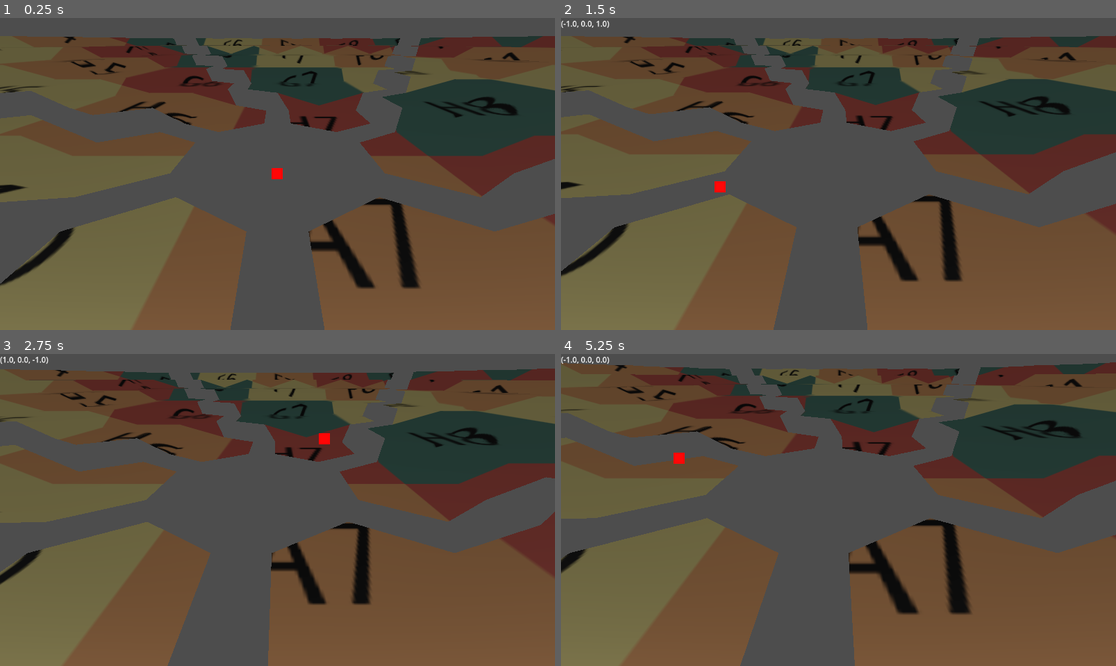
Above: before the commit, frames 1-4 (two rows, left to right).
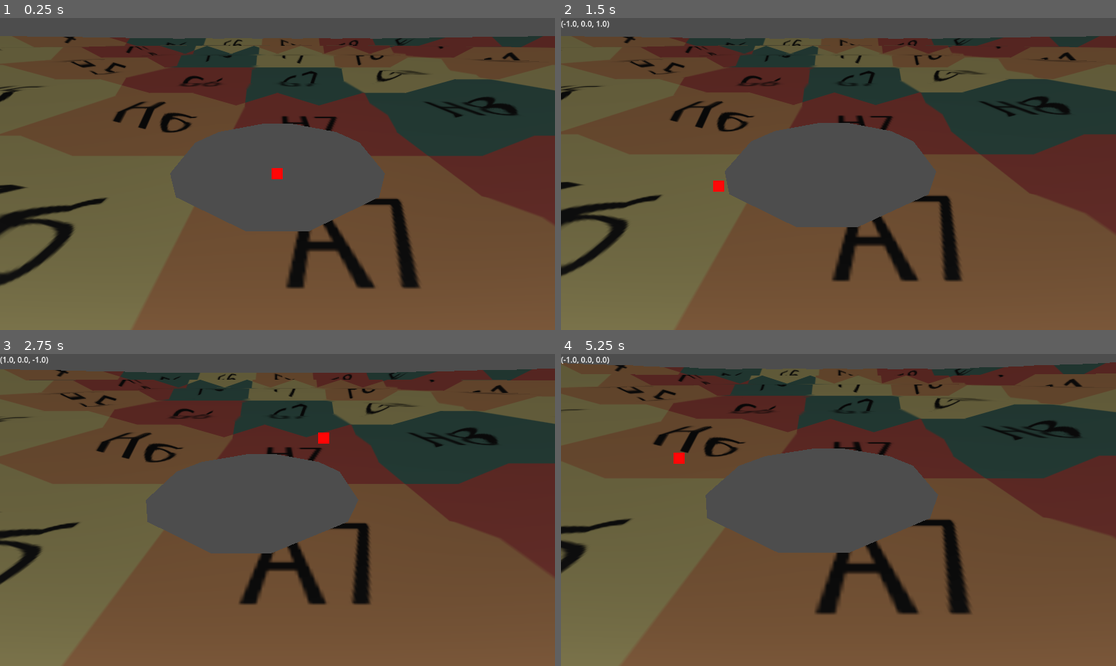
Above: after the commit, the same moments.

Repository: Deathlymad/basin_game
Game: Godot game, scene res://scenes/MainScene/MainScene.tscn
The game is run twice, just before and just after one commit, with the same random seed, the same clock (stepped at 60 frames per second) and the same inputs.
Inputs (mouse positions are in pixels of both pictures, inside the frame that each line leads up to):
- Up to frame 1 (0.25 s): no input
- Up to frame 2 (1.5 s): tap Enter at 0.5 s; move the mouse to (960, 158) at 0.52 s; hold D (right) 0.53-1.28 s; hold Middle mouse button (Middle_Click) 0.53-1.28 s; tap Space at 1.25 s; move the mouse to (727, 189) at 1.27 s; hold Down (backward) from 1.28 s (still down); right-click (727, 189) at 1.35 s
- Up to frame 3 (2.75 s): move the mouse to (333, 441) at 2.02 s; release Down (backward) at 2.03 s; hold D (right) from 2.03 s (still down); hold Mouse wheel up (ZoomIn) from 2.03 s (still down)
- Up to frame 4 (5.25 s): move the mouse to (810, 572) at 2.77 s; release D (right) at 2.78 s; release Mouse wheel up (ZoomIn) at 2.78 s; hold Shift (SpeedUp) 2.78-3.53 s; tap Mouse wheel down (ZoomOut) at 2.85 s; tap Enter at 3.5 s; move the mouse to (1005, 556) at 3.52 s; hold Middle mouse button (Middle_Click) 3.53-4.28 s; hold A (left) 3.53-5.03 s; tap Space at 4.25 s; move the mouse to (672, 463) at 4.27 s; right-click (672, 463) at 4.35 s; move the mouse to (866, 510) at 5.02 s; hold Down (backward) from 5.03 s (still down); hold Mouse wheel up (ZoomIn) from 5.03 s (still down)

The runs differ from the first frame. In frame 1, 17% of the frame differs, in the area x 0-100%, y 6-100%; in frame 2, 16%; in frame 3, 16%; in frame 4, 17%, in the area x 0-100%, y 4-100%.

Commit message:
ugly chunk stitching

Diff:
--- a/scenes/HexGridScene/hex_grid_scene.gd
+++ b/scenes/HexGridScene/hex_grid_scene.gd
@@ -117,24 +117,279 @@
 			arrays[Mesh.ARRAY_INDEX].append(hexagons.find(b) * 7 + 1)
 			arrays[Mesh.ARRAY_INDEX].append(hexagons.find(h) * 7 + 5)
 
-
+#THIS IS A FUCKING UGLY PIECE OF CODE BUT AT THIS POINT I CAN'T DEAL WITH DIRECTIONS ANYMORE
+#ALSO APPARENTLY NORTH IS DIRECTED TO CAMERA??? IDEK ANYMORE
+func to_xz(v : Vector3) -> Vector2:
+	return Vector2(v.x, v.z)
 func generate_chunk_border_in_dir(arrays, direction:HexHelper.HexDirection):
+	var origin = HexHelper.HexCoordinate.new(0, 0, 0)
 	var start_pos = HexHelper.HexCoordinate.new(0, 0, 0)
 	start_pos = start_pos.step_in_dir(direction)
-	var dir = HexHelper.get_opposite_hex_direction(HexHelper.get_next_hex_direction(direction))
-
-	var pos = start_pos.step_in_dir(dir)
+	var dir = HexHelper.get_next_hex_direction(direction)
+
+	var uv_offset = Vector2(global_position.x, global_position.z)
+
+	var pos = start_pos.duplicate()
+	var off = 0
+	var last_off = 0
 	for j in range(size):
-		if direction == HexHelper.HexDirection.NE:
-			arrays[Mesh.ARRAY_INDEX].append(len(arrays[Mesh.ARRAY_VERTEX]) + 1)
-			arrays[Mesh.ARRAY_INDEX].append(len(arrays[Mesh.ARRAY_VERTEX]))
-			arrays[Mesh.ARRAY_INDEX].append(0)
-
-			arrays[Mesh.ARRAY_VERTEX].append(pos.to_carthesian() + Vector3( HexHelper.INNER_RADIUS * HexHelper.SOLID_RADIUS, 0,  0.5 * HexHelper.OUTER_RADIUS * HexHelper.SOLID_RADIUS))
-			arrays[Mesh.ARRAY_VERTEX].append(pos.to_carthesian() + Vector3( HexHelper.INNER_RADIUS * HexHelper.SOLID_RADIUS, 0, -0.5 * HexHelper.OUTER_RADIUS * HexHelper.SOLID_RADIUS))
-
-			arrays[Mesh.ARRAY_TEX_UV].append(Vector2())
-			arrays[Mesh.ARRAY_TEX_UV].append(Vector2())
+		if dir == HexHelper.HexDirection.E:
+			arrays[Mesh.ARRAY_INDEX].append(5 + off * 7)
+			arrays[Mesh.ARRAY_INDEX].append(6 + off * 7)
+			arrays[Mesh.ARRAY_INDEX].append(len(arrays[Mesh.ARRAY_VERTEX]) + 1)
+			arrays[Mesh.ARRAY_INDEX].append(5 + off * 7)
+			arrays[Mesh.ARRAY_INDEX].append(len(arrays[Mesh.ARRAY_VERTEX]) + 1)
+			arrays[Mesh.ARRAY_INDEX].append(len(arrays[Mesh.ARRAY_VERTEX]))
+
+
+			if j > 0:
+				arrays[Mesh.ARRAY_INDEX].append(6 + last_off * 7)
+				arrays[Mesh.ARRAY_INDEX].append(1 + last_off * 7)
+				arrays[Mesh.ARRAY_INDEX].append(len(arrays[Mesh.ARRAY_VERTEX]) + 2)
+				arrays[Mesh.ARRAY_INDEX].append(1 + last_off * 7)
+				arrays[Mesh.ARRAY_INDEX].append(len(arrays[Mesh.ARRAY_VERTEX]))
+				arrays[Mesh.ARRAY_INDEX].append(len(arrays[Mesh.ARRAY_VERTEX]) + 2)
+
+
+				arrays[Mesh.ARRAY_INDEX].append(1 + last_off * 7)
+				arrays[Mesh.ARRAY_INDEX].append(5 + off * 7)
+				arrays[Mesh.ARRAY_INDEX].append(len(arrays[Mesh.ARRAY_VERTEX]))
+
+				arrays[Mesh.ARRAY_INDEX].append(6 + last_off * 7)
+				arrays[Mesh.ARRAY_INDEX].append(len(arrays[Mesh.ARRAY_VERTEX]) + 2)
+				if j == 1:
+					arrays[Mesh.ARRAY_INDEX].append(len(arrays[Mesh.ARRAY_VERTEX]) - 1) #smaller array, could be resolved with smarter buffer layout
+				else:
+					arrays[Mesh.ARRAY_INDEX].append(len(arrays[Mesh.ARRAY_VERTEX]) - 2)
+
+			last_off = off
+			off += size - j
+
+			arrays[Mesh.ARRAY_VERTEX].append(pos.to_carthesian() + Vector3( 0, pos.distance_to(origin), -HexHelper.OUTER_RADIUS * HexHelper.SOLID_RADIUS))
+			arrays[Mesh.ARRAY_VERTEX].append(pos.to_carthesian() + Vector3( HexHelper.INNER_RADIUS * HexHelper.SOLID_RADIUS, pos.distance_to(origin), -0.5 * HexHelper.OUTER_RADIUS * HexHelper.SOLID_RADIUS))
+
+			if j > 0:
+				arrays[Mesh.ARRAY_VERTEX].append(pos.to_carthesian() +  Vector3( -HexHelper.INNER_RADIUS * HexHelper.SOLID_RADIUS, pos.distance_to(origin), -0.5 * HexHelper.OUTER_RADIUS * HexHelper.SOLID_RADIUS))
+
+			arrays[Mesh.ARRAY_TEX_UV].append((to_xz(pos.to_carthesian() + Vector3( 0, 0,-HexHelper.OUTER_RADIUS * HexHelper.SOLID_RADIUS)) + uv_offset) / uv_ratio + (uv_ratio/2))
+			arrays[Mesh.ARRAY_TEX_UV].append((to_xz(pos.to_carthesian() + Vector3( HexHelper.INNER_RADIUS * HexHelper.SOLID_RADIUS, 0,-0.5 * HexHelper.OUTER_RADIUS * HexHelper.SOLID_RADIUS)) + uv_offset) / uv_ratio + (uv_ratio/2))
+			if j > 0:
+				arrays[Mesh.ARRAY_TEX_UV].append((to_xz(pos.to_carthesian() + Vector3( -HexHelper.INNER_RADIUS * HexHelper.SOLID_RADIUS, 0,-0.5 * HexHelper.OUTER_RADIUS * HexHelper.SOLID_RADIUS)) + uv_offset) / uv_ratio + (uv_ratio/2))
+
+		elif dir == HexHelper.HexDirection.SE:
+			arrays[Mesh.ARRAY_INDEX].append(6 + off * 7)
+			arrays[Mesh.ARRAY_INDEX].append(1 + off * 7)
+			arrays[Mesh.ARRAY_INDEX].append(len(arrays[Mesh.ARRAY_VERTEX]) + 1)
+			arrays[Mesh.ARRAY_INDEX].append(6 + off * 7)
+			arrays[Mesh.ARRAY_INDEX].append(len(arrays[Mesh.ARRAY_VERTEX]) + 1)
+			arrays[Mesh.ARRAY_INDEX].append(len(arrays[Mesh.ARRAY_VERTEX]))
+
+
+			if j > 0:
+				arrays[Mesh.ARRAY_INDEX].append(1 + last_off * 7)
+				arrays[Mesh.ARRAY_INDEX].append(2 + last_off * 7)
+				arrays[Mesh.ARRAY_INDEX].append(len(arrays[Mesh.ARRAY_VERTEX]) + 2)
+				arrays[Mesh.ARRAY_INDEX].append(2 + last_off * 7)
+				arrays[Mesh.ARRAY_INDEX].append(len(arrays[Mesh.ARRAY_VERTEX]))
+				arrays[Mesh.ARRAY_INDEX].append(len(arrays[Mesh.ARRAY_VERTEX]) + 2)
+
+
+				arrays[Mesh.ARRAY_INDEX].append(2 + last_off * 7)
+				arrays[Mesh.ARRAY_INDEX].append(6 + off * 7)
+				arrays[Mesh.ARRAY_INDEX].append(len(arrays[Mesh.ARRAY_VERTEX]))
+
+				arrays[Mesh.ARRAY_INDEX].append(1 + last_off * 7)
+				arrays[Mesh.ARRAY_INDEX].append(len(arrays[Mesh.ARRAY_VERTEX]) + 2)
+				if j == 1:
+					arrays[Mesh.ARRAY_INDEX].append(len(arrays[Mesh.ARRAY_VERTEX]) - 1) #smaller array, could be resolved with smarter buffer layout
+				else:
+					arrays[Mesh.ARRAY_INDEX].append(len(arrays[Mesh.ARRAY_VERTEX]) - 2)
+
+			last_off = off
+			off += size - j
+
+			arrays[Mesh.ARRAY_VERTEX].append(pos.to_carthesian() + Vector3(  -HexHelper.INNER_RADIUS * HexHelper.SOLID_RADIUS, pos.distance_to(origin), -0.5 * HexHelper.OUTER_RADIUS * HexHelper.SOLID_RADIUS))
+			arrays[Mesh.ARRAY_VERTEX].append(pos.to_carthesian() + Vector3( 0, pos.distance_to(origin),       -HexHelper.OUTER_RADIUS * HexHelper.SOLID_RADIUS))
+
+			if j > 0:
+				arrays[Mesh.ARRAY_VERTEX].append(pos.to_carthesian() +  Vector3(-HexHelper.INNER_RADIUS * HexHelper.SOLID_RADIUS,pos.distance_to(origin),  0.5 * HexHelper.OUTER_RADIUS * HexHelper.SOLID_RADIUS))
+
+			arrays[Mesh.ARRAY_TEX_UV].append((to_xz(pos.to_carthesian() + Vector3( -HexHelper.INNER_RADIUS * HexHelper.SOLID_RADIUS, 0,-0.5 * HexHelper.OUTER_RADIUS * HexHelper.SOLID_RADIUS)) + uv_offset) / uv_ratio + (uv_ratio/2))
+			arrays[Mesh.ARRAY_TEX_UV].append((to_xz(pos.to_carthesian() + Vector3( 0, 0,-HexHelper.OUTER_RADIUS * HexHelper.SOLID_RADIUS)) + uv_offset) / uv_ratio + (uv_ratio/2))
+			if j > 0:
+				arrays[Mesh.ARRAY_TEX_UV].append((to_xz(pos.to_carthesian() + Vector3( -HexHelper.INNER_RADIUS * HexHelper.SOLID_RADIUS, 0,0.5 * HexHelper.OUTER_RADIUS * HexHelper.SOLID_RADIUS)) + uv_offset) / uv_ratio + (uv_ratio/2))
+
+		elif dir == HexHelper.HexDirection.SW:
+			arrays[Mesh.ARRAY_INDEX].append(1 + off * 7)
+			arrays[Mesh.ARRAY_INDEX].append(2 + off * 7)
+			arrays[Mesh.ARRAY_INDEX].append(len(arrays[Mesh.ARRAY_VERTEX]) + 1)
+			arrays[Mesh.ARRAY_INDEX].append(1 + off * 7)
+			arrays[Mesh.ARRAY_INDEX].append(len(arrays[Mesh.ARRAY_VERTEX]) + 1)
+			arrays[Mesh.ARRAY_INDEX].append(len(arrays[Mesh.ARRAY_VERTEX]))
+
+
+			if j > 0:
+				arrays[Mesh.ARRAY_INDEX].append(2 + last_off * 7)
+				arrays[Mesh.ARRAY_INDEX].append(3 + last_off * 7)
+				arrays[Mesh.ARRAY_INDEX].append(len(arrays[Mesh.ARRAY_VERTEX]) + 2)
+				arrays[Mesh.ARRAY_INDEX].append(3 + last_off * 7)
+				arrays[Mesh.ARRAY_INDEX].append(len(arrays[Mesh.ARRAY_VERTEX]))
+				arrays[Mesh.ARRAY_INDEX].append(len(arrays[Mesh.ARRAY_VERTEX]) + 2)
+
+
+				arrays[Mesh.ARRAY_INDEX].append(3 + last_off * 7)
+				arrays[Mesh.ARRAY_INDEX].append(1 + off * 7)
+				arrays[Mesh.ARRAY_INDEX].append(len(arrays[Mesh.ARRAY_VERTEX]))
+
+				arrays[Mesh.ARRAY_INDEX].append(2 + last_off * 7)
+				arrays[Mesh.ARRAY_INDEX].append(len(arrays[Mesh.ARRAY_VERTEX]) + 2)
+				if j == 1:
+					arrays[Mesh.ARRAY_INDEX].append(len(arrays[Mesh.ARRAY_VERTEX]) - 1) #smaller array, could be resolved with smarter buffer layout
+				else:
+					arrays[Mesh.ARRAY_INDEX].append(len(arrays[Mesh.ARRAY_VERTEX]) - 2)
+
+			last_off = off
+			off += size - j
+
+			arrays[Mesh.ARRAY_VERTEX].append(pos.to_carthesian() + Vector3(-HexHelper.INNER_RADIUS * HexHelper.SOLID_RADIUS, pos.distance_to(origin),  0.5 * HexHelper.OUTER_RADIUS * HexHelper.SOLID_RADIUS))
+			arrays[Mesh.ARRAY_VERTEX].append(pos.to_carthesian() + Vector3(-HexHelper.INNER_RADIUS * HexHelper.SOLID_RADIUS, pos.distance_to(origin), -0.5 * HexHelper.OUTER_RADIUS * HexHelper.SOLID_RADIUS))
+
+			if j > 0:
+				arrays[Mesh.ARRAY_VERTEX].append(pos.to_carthesian() +  Vector3(0, pos.distance_to(origin),        HexHelper.OUTER_RADIUS * HexHelper.SOLID_RADIUS))
+
+			arrays[Mesh.ARRAY_TEX_UV].append((to_xz(pos.to_carthesian() + Vector3( -HexHelper.INNER_RADIUS * HexHelper.SOLID_RADIUS, 0,0.5 * HexHelper.OUTER_RADIUS * HexHelper.SOLID_RADIUS)) + uv_offset) / uv_ratio + (uv_ratio/2))
+			arrays[Mesh.ARRAY_TEX_UV].append((to_xz(pos.to_carthesian() + Vector3( -HexHelper.INNER_RADIUS * HexHelper.SOLID_RADIUS, 0,-0.5 * HexHelper.OUTER_RADIUS * HexHelper.SOLID_RADIUS)) + uv_offset) / uv_ratio + (uv_ratio/2))
+			if j > 0:
+				arrays[Mesh.ARRAY_TEX_UV].append((to_xz(pos.to_carthesian() + Vector3( 0, 0,HexHelper.OUTER_RADIUS * HexHelper.SOLID_RADIUS)) + uv_offset) / uv_ratio + (uv_ratio/2))
+
+		elif dir == HexHelper.HexDirection.W:
+			arrays[Mesh.ARRAY_INDEX].append(2 + off * 7)
+			arrays[Mesh.ARRAY_INDEX].append(3 + off * 7)
+			arrays[Mesh.ARRAY_INDEX].append(len(arrays[Mesh.ARRAY_VERTEX]) + 1)
+			arrays[Mesh.ARRAY_INDEX].append(2 + off * 7)
+			arrays[Mesh.ARRAY_INDEX].append(len(arrays[Mesh.ARRAY_VERTEX]) + 1)
+			arrays[Mesh.ARRAY_INDEX].append(len(arrays[Mesh.ARRAY_VERTEX]))
+
+
+			if j > 0:
+				arrays[Mesh.ARRAY_INDEX].append(3 + last_off * 7)
+				arrays[Mesh.ARRAY_INDEX].append(4 + last_off * 7)
+				arrays[Mesh.ARRAY_INDEX].append(len(arrays[Mesh.ARRAY_VERTEX]) + 2)
+				arrays[Mesh.ARRAY_INDEX].append(4 + last_off * 7)
+				arrays[Mesh.ARRAY_INDEX].append(len(arrays[Mesh.ARRAY_VERTEX]))
+				arrays[Mesh.ARRAY_INDEX].append(len(arrays[Mesh.ARRAY_VERTEX]) + 2)
+
+
+				arrays[Mesh.ARRAY_INDEX].append(4 + last_off * 7)
+				arrays[Mesh.ARRAY_INDEX].append(2 + off * 7)
+				arrays[Mesh.ARRAY_INDEX].append(len(arrays[Mesh.ARRAY_VERTEX]))
+
+				arrays[Mesh.ARRAY_INDEX].append(3 + last_off * 7)
+				arrays[Mesh.ARRAY_INDEX].append(len(arrays[Mesh.ARRAY_VERTEX]) + 2)
+				if j == 1:
+					arrays[Mesh.ARRAY_INDEX].append(len(arrays[Mesh.ARRAY_VERTEX]) - 1) #smaller array, could be resolved with smarter buffer layout
+				else:
+					arrays[Mesh.ARRAY_INDEX].append(len(arrays[Mesh.ARRAY_VERTEX]) - 2)
+
+			last_off = off
+			off += size - j
+
+			arrays[Mesh.ARRAY_VERTEX].append(pos.to_carthesian() +  Vector3( 0, pos.distance_to(origin), HexHelper.OUTER_RADIUS * HexHelper.SOLID_RADIUS))
+			arrays[Mesh.ARRAY_VERTEX].append(pos.to_carthesian() + Vector3( -HexHelper.INNER_RADIUS * HexHelper.SOLID_RADIUS, pos.distance_to(origin), 0.5 * HexHelper.OUTER_RADIUS * HexHelper.SOLID_RADIUS))
+
+			if j > 0:
+				arrays[Mesh.ARRAY_VERTEX].append(pos.to_carthesian() +  Vector3( HexHelper.INNER_RADIUS * HexHelper.SOLID_RADIUS, pos.distance_to(origin), 0.5 * HexHelper.OUTER_RADIUS * HexHelper.SOLID_RADIUS))
+
+			arrays[Mesh.ARRAY_TEX_UV].append((to_xz(pos.to_carthesian() + Vector3( 0, 0,HexHelper.OUTER_RADIUS * HexHelper.SOLID_RADIUS)) + uv_offset) / uv_ratio + (uv_ratio/2))
+			arrays[Mesh.ARRAY_TEX_UV].append((to_xz(pos.to_carthesian() + Vector3( -HexHelper.INNER_RADIUS * HexHelper.SOLID_RADIUS, 0,0.5 * HexHelper.OUTER_RADIUS * HexHelper.SOLID_RADIUS)) + uv_offset) / uv_ratio + (uv_ratio/2))
+			if j > 0:
+				arrays[Mesh.ARRAY_TEX_UV].append((to_xz(pos.to_carthesian() + Vector3( HexHelper.INNER_RADIUS * HexHelper.SOLID_RADIUS, 0,0.5 * HexHelper.OUTER_RADIUS * HexHelper.SOLID_RADIUS)) + uv_offset) / uv_ratio + (uv_ratio/2))
+
+		elif dir == HexHelper.HexDirection.NE:
+			arrays[Mesh.ARRAY_INDEX].append(4 + off * 7)
+			arrays[Mesh.ARRAY_INDEX].append(5 + off * 7)
+			arrays[Mesh.ARRAY_INDEX].append(len(arrays[Mesh.ARRAY_VERTEX]) + 1)
+			arrays[Mesh.ARRAY_INDEX].append(4 + off * 7)
+			arrays[Mesh.ARRAY_INDEX].append(len(arrays[Mesh.ARRAY_VERTEX]) + 1)
+			arrays[Mesh.ARRAY_INDEX].append(len(arrays[Mesh.ARRAY_VERTEX]))
+
+			if j > 0:
+				arrays[Mesh.ARRAY_INDEX].append(5 + last_off * 7)
+				arrays[Mesh.ARRAY_INDEX].append(6 + last_off * 7)
+				arrays[Mesh.ARRAY_INDEX].append(len(arrays[Mesh.ARRAY_VERTEX]) + 2)
+				arrays[Mesh.ARRAY_INDEX].append(6 + last_off * 7)
+				arrays[Mesh.ARRAY_INDEX].append(len(arrays[Mesh.ARRAY_VERTEX]))
+				arrays[Mesh.ARRAY_INDEX].append(len(arrays[Mesh.ARRAY_VERTEX]) + 2)
+
+
+				arrays[Mesh.ARRAY_INDEX].append(6 + last_off * 7)
+				arrays[Mesh.ARRAY_INDEX].append(4 + off * 7)
+				arrays[Mesh.ARRAY_INDEX].append(len(arrays[Mesh.ARRAY_VERTEX]))
+
+				arrays[Mesh.ARRAY_INDEX].append(5 + last_off * 7)
+				arrays[Mesh.ARRAY_INDEX].append(len(arrays[Mesh.ARRAY_VERTEX]) + 2)
+				if j == 1:
+					arrays[Mesh.ARRAY_INDEX].append(len(arrays[Mesh.ARRAY_VERTEX]) - 1) #smaller array, could be resolved with smarter buffer layout
+				else:
+					arrays[Mesh.ARRAY_INDEX].append(len(arrays[Mesh.ARRAY_VERTEX]) - 2)
+
+			last_off = off
+			off += size - j
+
+			arrays[Mesh.ARRAY_VERTEX].append(pos.to_carthesian() + Vector3(HexHelper.INNER_RADIUS * HexHelper.SOLID_RADIUS, pos.distance_to(origin), -0.5 * HexHelper.OUTER_RADIUS * HexHelper.SOLID_RADIUS))
+			arrays[Mesh.ARRAY_VERTEX].append(pos.to_carthesian() + Vector3(HexHelper.INNER_RADIUS * HexHelper.SOLID_RADIUS, pos.distance_to(origin), 0.5 * HexHelper.OUTER_RADIUS * HexHelper.SOLID_RADIUS))
+
+			if j > 0:
+				arrays[Mesh.ARRAY_VERTEX].append(pos.to_carthesian() +  Vector3(0, pos.distance_to(origin), -HexHelper.OUTER_RADIUS * HexHelper.SOLID_RADIUS))
+
+			arrays[Mesh.ARRAY_TEX_UV].append((to_xz(pos.to_carthesian() + Vector3( HexHelper.INNER_RADIUS * HexHelper.SOLID_RADIUS, 0,-0.5 * HexHelper.OUTER_RADIUS * HexHelper.SOLID_RADIUS)) + uv_offset) / uv_ratio + (uv_ratio/2))
+			arrays[Mesh.ARRAY_TEX_UV].append((to_xz(pos.to_carthesian() + Vector3( HexHelper.INNER_RADIUS * HexHelper.SOLID_RADIUS, 0,0.5 * HexHelper.OUTER_RADIUS * HexHelper.SOLID_RADIUS)) + uv_offset) / uv_ratio + (uv_ratio/2))
+			if j > 0:
+				arrays[Mesh.ARRAY_TEX_UV].append((to_xz(pos.to_carthesian() + Vector3( 0, 0,-HexHelper.OUTER_RADIUS * HexHelper.SOLID_RADIUS)) + uv_offset) / uv_ratio + (uv_ratio/2))
+
+		elif dir == HexHelper.HexDirection.NW:
+			arrays[Mesh.ARRAY_INDEX].append(3 + off * 7)
+			arrays[Mesh.ARRAY_INDEX].append(4 + off * 7)
+			arrays[Mesh.ARRAY_INDEX].append(len(arrays[Mesh.ARRAY_VERTEX]) + 1)
+			arrays[Mesh.ARRAY_INDEX].append(3 + off * 7)
+			arrays[Mesh.ARRAY_INDEX].append(len(arrays[Mesh.ARRAY_VERTEX]) + 1)
+			arrays[Mesh.ARRAY_INDEX].append(len(arrays[Mesh.ARRAY_VERTEX]))
+
+			if j > 0:
+				arrays[Mesh.ARRAY_INDEX].append(4 + last_off * 7)
+				arrays[Mesh.ARRAY_INDEX].append(5 + last_off * 7)
+				arrays[Mesh.ARRAY_INDEX].append(len(arrays[Mesh.ARRAY_VERTEX]) + 2)
+				arrays[Mesh.ARRAY_INDEX].append(5 + last_off * 7)
+				arrays[Mesh.ARRAY_INDEX].append(len(arrays[Mesh.ARRAY_VERTEX]))
+				arrays[Mesh.ARRAY_INDEX].append(len(arrays[Mesh.ARRAY_VERTEX]) + 2)
+
+
+				arrays[Mesh.ARRAY_INDEX].append(5 + last_off * 7)
+				arrays[Mesh.ARRAY_INDEX].append(3 + off * 7)
+				arrays[Mesh.ARRAY_INDEX].append(len(arrays[Mesh.ARRAY_VERTEX]))
+
+				arrays[Mesh.ARRAY_INDEX].append(4 + last_off * 7)
+				arrays[Mesh.ARRAY_INDEX].append(len(arrays[Mesh.ARRAY_VERTEX]) + 2)
+				if j == 1:
+					arrays[Mesh.ARRAY_INDEX].append(len(arrays[Mesh.ARRAY_VERTEX]) - 1) #smaller array, could be resolved with smarter buffer layout
+				else:
+					arrays[Mesh.ARRAY_INDEX].append(len(arrays[Mesh.ARRAY_VERTEX]) - 2)
+
+			last_off = off
+			off += size - j
+
+			arrays[Mesh.ARRAY_VERTEX].append(pos.to_carthesian() + Vector3(  HexHelper.INNER_RADIUS * HexHelper.SOLID_RADIUS, pos.distance_to(origin), 0.5 * HexHelper.OUTER_RADIUS * HexHelper.SOLID_RADIUS))
+			arrays[Mesh.ARRAY_VERTEX].append(pos.to_carthesian() + Vector3( 0, pos.distance_to(origin),       HexHelper.OUTER_RADIUS * HexHelper.SOLID_RADIUS))
+
+			if j > 0:
+				arrays[Mesh.ARRAY_VERTEX].append(pos.to_carthesian() +  Vector3(HexHelper.INNER_RADIUS * HexHelper.SOLID_RADIUS, pos.distance_to(origin), -0.5 * HexHelper.OUTER_RADIUS * HexHelper.SOLID_RADIUS))
+
+			arrays[Mesh.ARRAY_TEX_UV].append((to_xz(pos.to_carthesian() + Vector3( HexHelper.INNER_RADIUS * HexHelper.SOLID_RADIUS, 0,0.5 * HexHelper.OUTER_RADIUS * HexHelper.SOLID_RADIUS)) + uv_offset) / uv_ratio + (uv_ratio/2))
+			arrays[Mesh.ARRAY_TEX_UV].append((to_xz(pos.to_carthesian() + Vector3( 0, 0,HexHelper.OUTER_RADIUS * HexHelper.SOLID_RADIUS)) + uv_offset) / uv_ratio + (uv_ratio/2))
+			if j > 0:
+				arrays[Mesh.ARRAY_TEX_UV].append((to_xz(pos.to_carthesian() + Vector3( HexHelper.INNER_RADIUS * HexHelper.SOLID_RADIUS, 0,-0.5 * HexHelper.OUTER_RADIUS * HexHelper.SOLID_RADIUS)) + uv_offset) / uv_ratio + (uv_ratio/2))
+
+		pos.step_in_dir(dir)
 
 func generate_mesh():
 	_calculate_global_uv_ratio()
